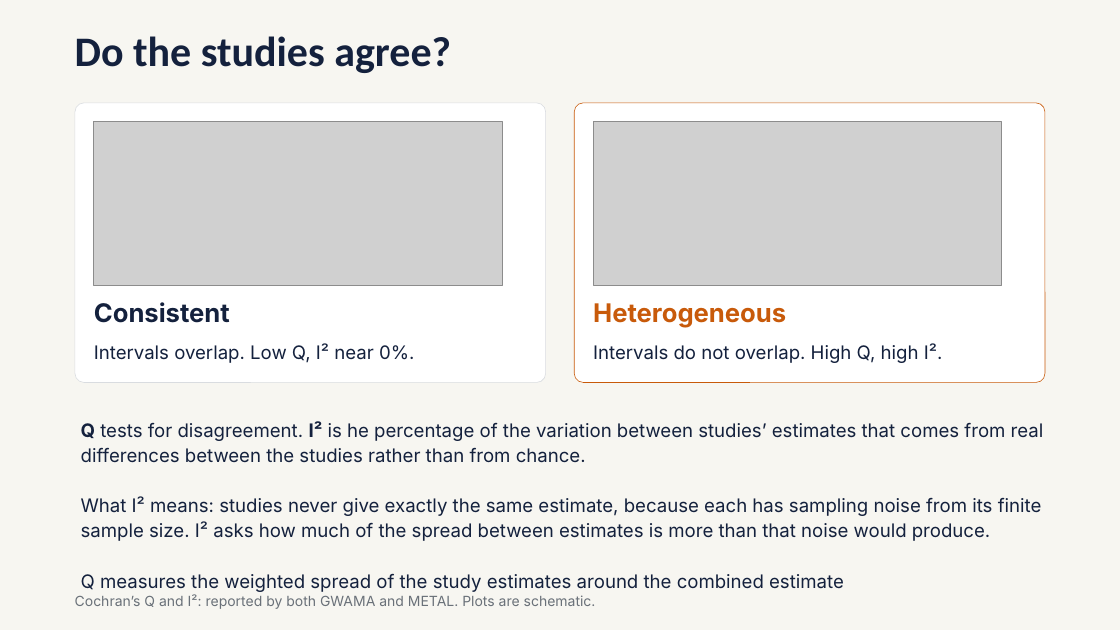
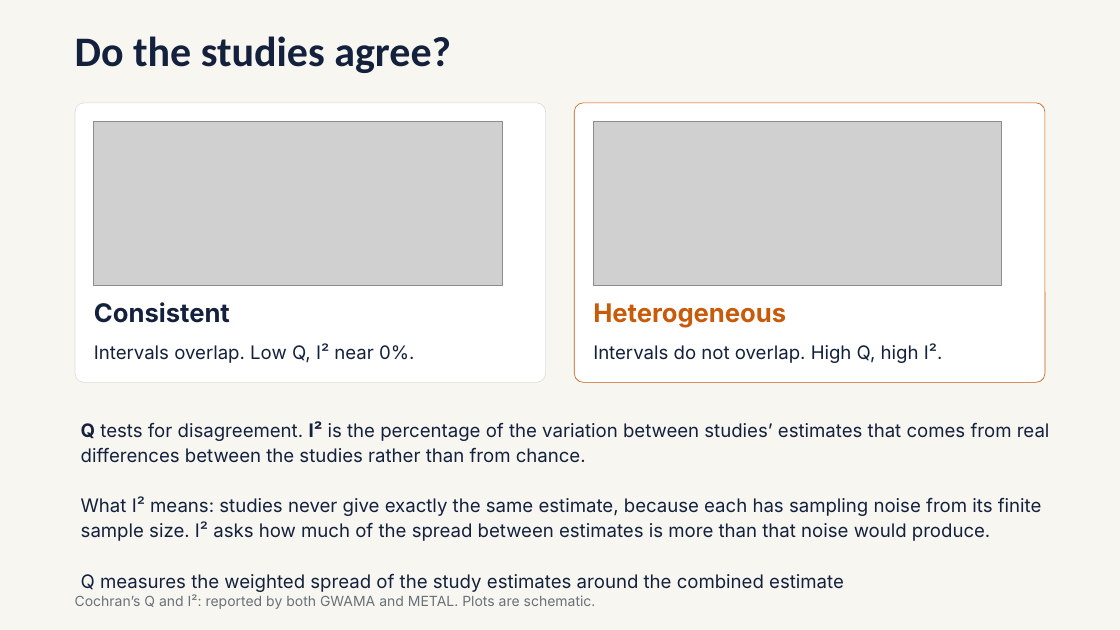
Before and after one commit to NikolayOskolkov/GWAS, a slide deck: slide 5 of slides/Day4/GWAS_Meta_Analysis_GWAMA_METAL.pptx. Drawn at 1120x630 pixels with LibreOffice and Linux fonts; fonts in the diff are those of the drawing; grey boxes stand for pictures. Boxes give left, top, right and bottom in pixels: in the first picture for what was removed or moved away, otherwise in the second. Text is boxed around its words. In the diff, an @@ line names an element or a change of style, - is before the commit and + after.

```diff
--- a/slides/Day4/GWAS_Meta_Analysis_GWAMA_METAL.pptx
+++ b/slides/Day4/GWAS_Meta_Analysis_GWAMA_METAL.pptx
@@ text at [81, 421, 1050, 592]: text changed @@
-Q tests for disagreement. I² is he percentage of the variation between studies’ estimates that comes from real differences between the studies rather than from chance.
-What I² means: studies never give exactly the same estimate, because each has sampling noise from its finite sample size. I² asks how much of the spread between estimates is more than that noise would produce.
-Q measures the weighted spread of the study estimates around the combined estimate
+Q tests for disagreement. I² is the percentage of the variation between studies’ estimates that comes from real differences between the studies rather than from chance.
+What I² means: studies never give exactly the same estimate, because each has sampling noise from its finite sample size. I² asks how much of the spread between estimates is more than that noise would produce.
+Q measures the weighted spread of the study estimates around the combined estimate
```
Also in this commit, not shown: 3 other files.
